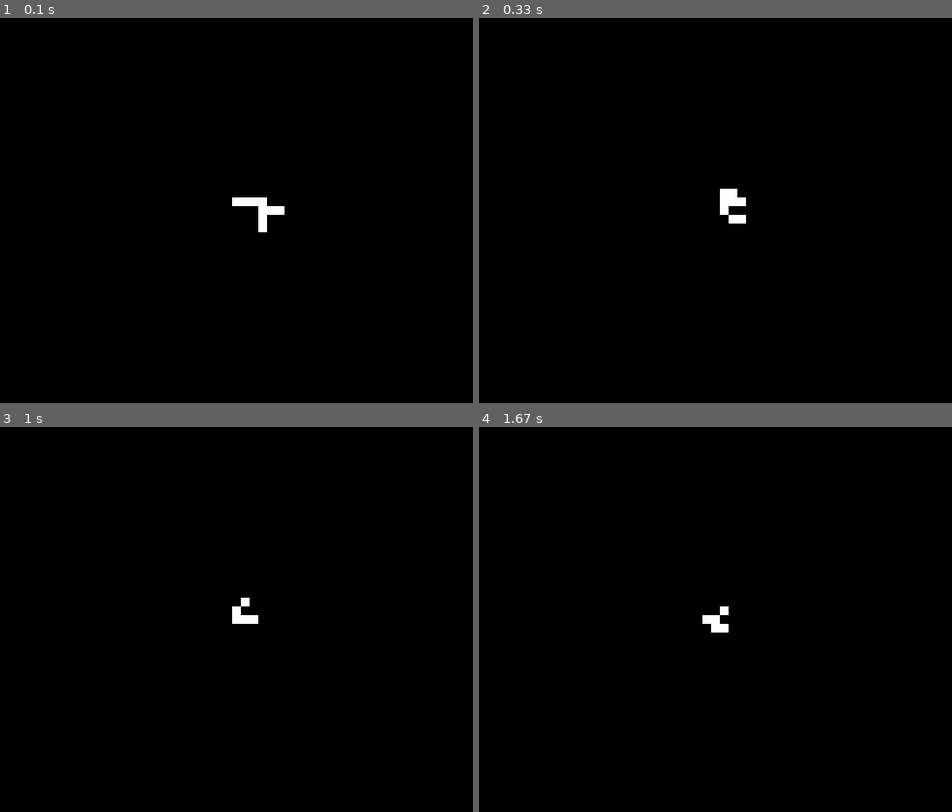
Above: before the commit, frames 1-4 (two rows, left to right).
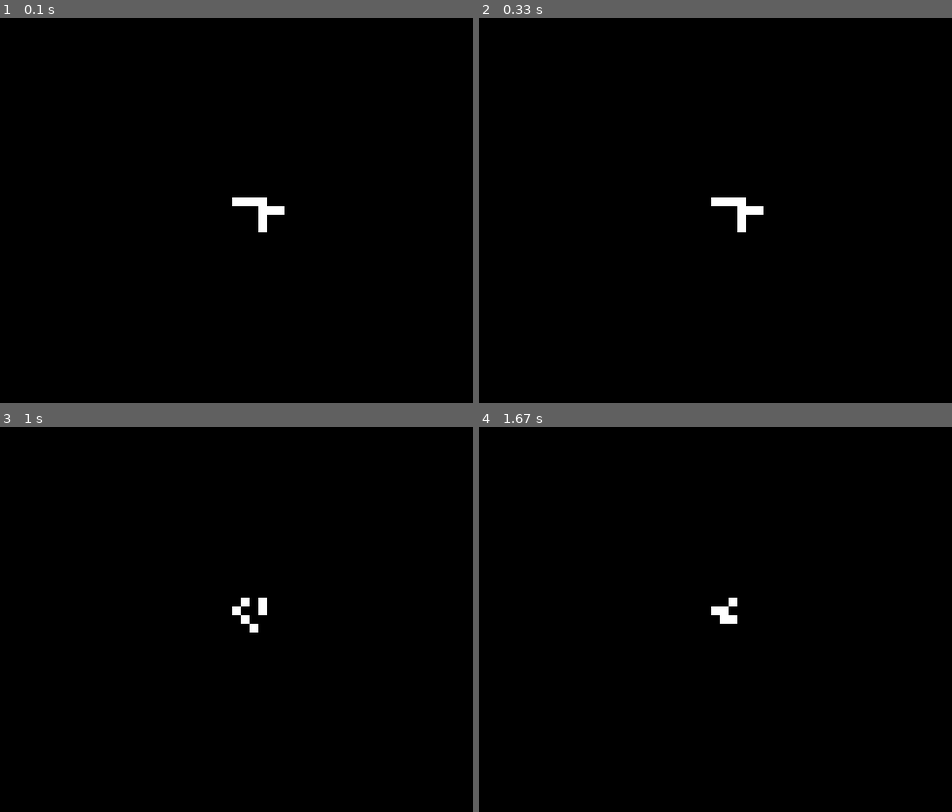
Above: after the commit, the same moments.

Repository: Egal432/game_of_life
Game: pygame game, started from src/gol/main.py
The game is run twice, just before and just after one commit, with the same random seed, the same clock (stepped at 60 frames per second) and the same inputs.
Inputs:
- Up to frame 1 (0.1 s): no input
- Up to frame 2 (0.33 s): no input
- Up to frame 3 (1 s): tap - at 0.33 s; tap + at 0.67 s
- Up to frame 4 (1.67 s): no input

Frame 1 is identical in both runs. In frame 2, 0.4% of the frame differs, in the area x 49-61%, y 44-56%; in frame 3, 0.2%; in frame 4, 0.3%.

Commit message:
added mutable step interval & adjustable speed

Diff:
--- a/src/gol/config.py
+++ b/src/gol/config.py
@@ -1,6 +1,8 @@
 CELL_SIZE = 10
 FPS = 60
-STEP_INTERVAL = 0.11
+STEP_INTERVAL = 0.2
+MIN_STEP = 0.02
+MAX_STEP = 1.0
 
 ALIVE_COLOR = (255, 255, 255)
 DEAD_COLOR = (0, 0, 0)
--- a/src/gol/ui/pygame_ui.py
+++ b/src/gol/ui/pygame_ui.py
@@ -2,10 +2,22 @@
 
 import pygame
 
-from gol.config import ALIVE_COLOR, CELL_SIZE, DEAD_COLOR, FPS, STEP_INTERVAL
+from gol.config import (
+    ALIVE_COLOR,
+    CELL_SIZE,
+    DEAD_COLOR,
+    FPS,
+    MAX_STEP,
+    MIN_STEP,
+    STEP_INTERVAL,
+)
 
 
 def run(game):
+    step_interval = 0.2
+    MIN_STEP = 0.02
+    MAX_STEP = 1.0
+
     pygame.init()
 
     width_px = game.width * CELL_SIZE
@@ -28,16 +40,26 @@
             # closing window
             if event.type == pygame.QUIT:
                 running = False
+
             # Spacebar = Pause
             elif event.type == pygame.KEYDOWN:
                 if event.key == pygame.K_SPACE:
                     paused = not paused
+
                 # n press = 1 step
                 elif event.key == pygame.K_n and paused:
                     pending_steps += 1
+
                 # simple undo with history of 1000 ~ 10 mb max
-                elif event.key == pygame.K_b:
+                elif event.key == pygame.K_b and paused:
                     game.undo()
+
+                elif event.key in (pygame.K_PLUS, pygame.K_EQUALS):
+                    step_interval = max(MIN_STEP, step_interval * 0.8)
+
+                elif event.key == pygame.K_MINUS:
+                    step_interval = min(MAX_STEP, step_interval * 1.25)
+
             # mouse click toggles cells
             elif event.type == pygame.MOUSEBUTTONDOWN:
                 if paused and event.button == 1:  # left click
@@ -48,15 +70,17 @@
 
         dt = clock.tick(FPS) / 1000.0
 
+        # manual steps: instant, uncapped
         while pending_steps > 0:
             game.step()
             pending_steps -= 1
 
+        # automatic stepping when unpaused
         if not paused:
             sim_time_acc += dt
-            while sim_time_acc >= STEP_INTERVAL:
+            while sim_time_acc >= step_interval:
                 game.step()
-                sim_time_acc -= STEP_INTERVAL
+                sim_time_acc -= step_interval
         else:
             for _ in range(pending_steps):
                 game.step()
